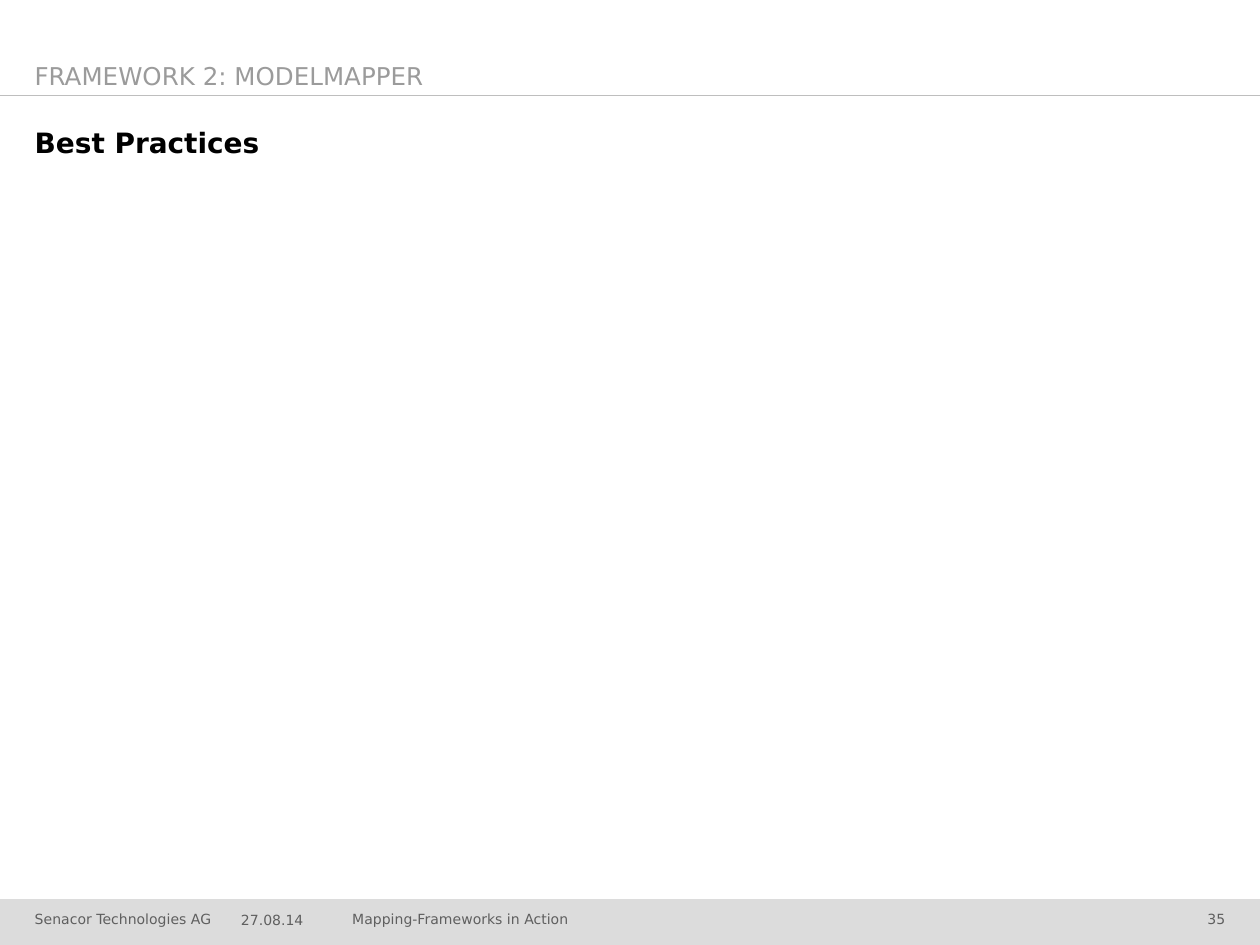
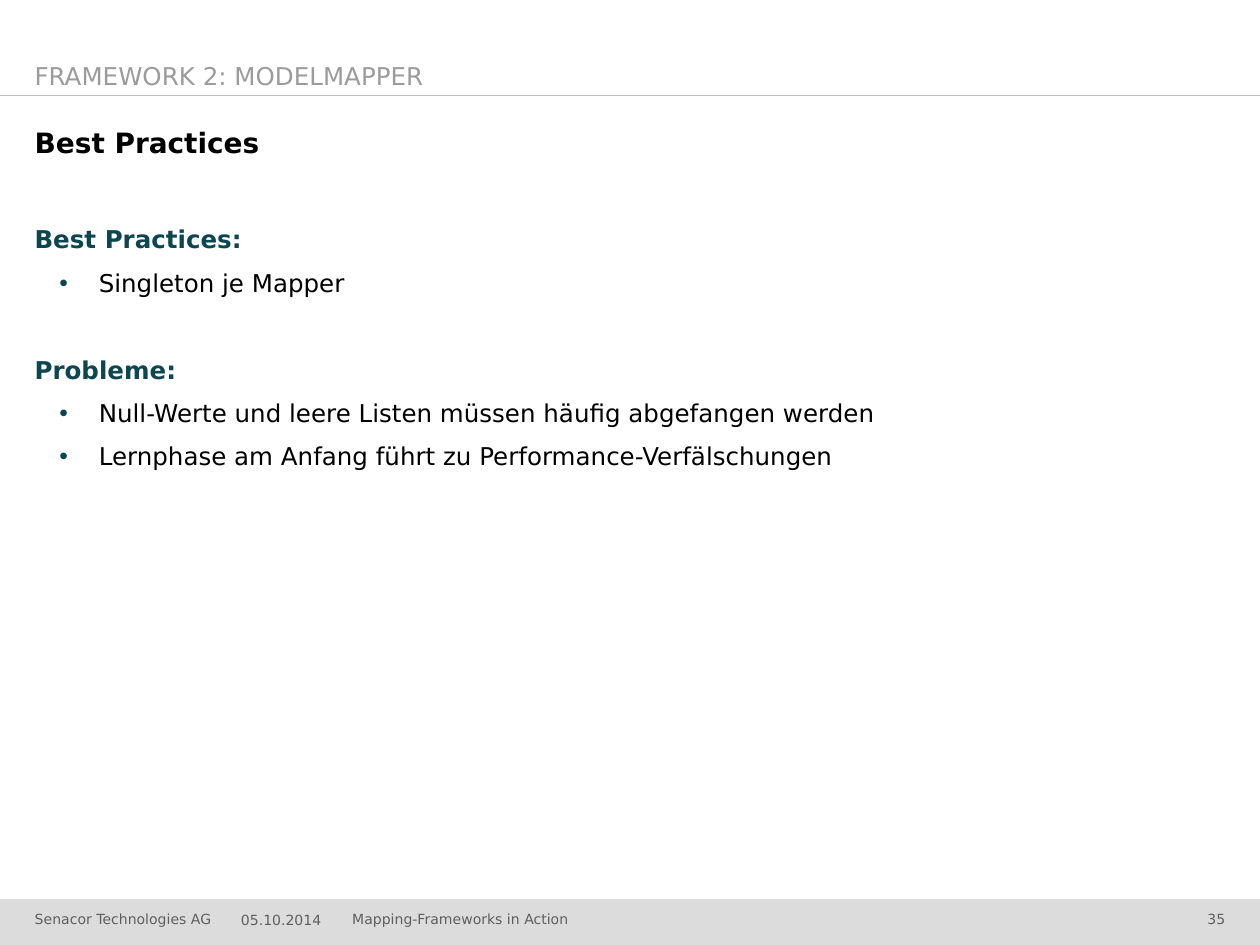
Before and after one commit to jschwalb/Mappings, a slide deck: slide 35 of presentation.pptx. Drawn at 1260x945 pixels with LibreOffice and Linux fonts; fonts in the diff are those of the drawing; background and template pictures are left out. Boxes give left, top, right and bottom in pixels: in the first picture for what was removed or moved away, otherwise in the second. Text is boxed around its words. In the diff, an @@ line names an element or a change of style, - is before the commit and + after.

```diff
--- a/presentation.pptx
+++ b/presentation.pptx
@@ text added at <box>35,229,874,470</box>, 14 pt, text #000000 @@
+Best Practices:
+  • Singleton je Mapper
+Probleme:
+  • Null-Werte und leere Listen müssen häufig abgefangen werden
+  • Lernphase am Anfang führt zu Performance-Verfälschungen
@@ text at <box>241,914,321,925</box>: text changed @@
-27.08.14
+05.10.2014
```
Also in this commit, not shown: 48 other slides changed, 10 other files.
